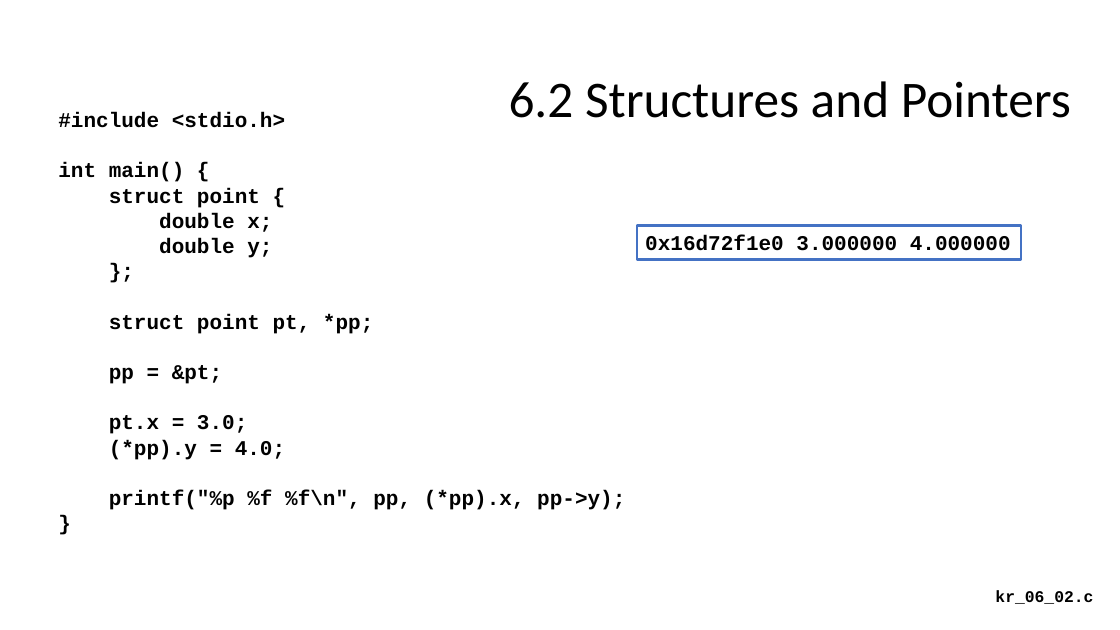
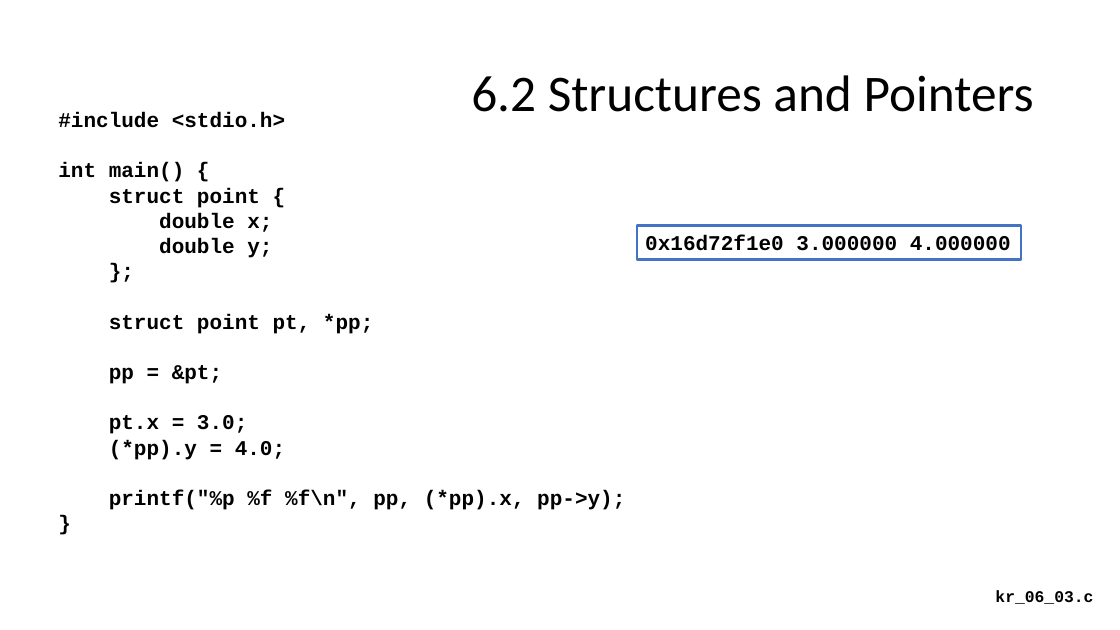
Before and after one commit to csev/cc4e, a slide deck: slide 9 of lectures/KR-6.pptx (slide 8 before the commit). Drawn at 1120x630 pixels with LibreOffice and Linux fonts; fonts in the diff are those of the drawing. Boxes give left, top, right and bottom in pixels: in the first picture for what was removed or moved away, otherwise in the second. Text is boxed around its words. In the diff, an @@ line names an element or a change of style, - is before the commit and + after.

```diff
--- a/lectures/KR-6.pptx
+++ b/lectures/KR-6.pptx
@@ title "6.2 Structures and Pointers": place and size @@
-title "6.2 Structures and Pointers" at [509, 81, 1071, 118]
+title "6.2 Structures and Pointers" at [471, 75, 1034, 112]
@@ text at [995, 590, 1093, 604]: text changed @@
-kr_06_02.c
+kr_06_03.c
```
Also in this commit, not shown: 22 other slides changed, 2 slides added, 10 other files.
